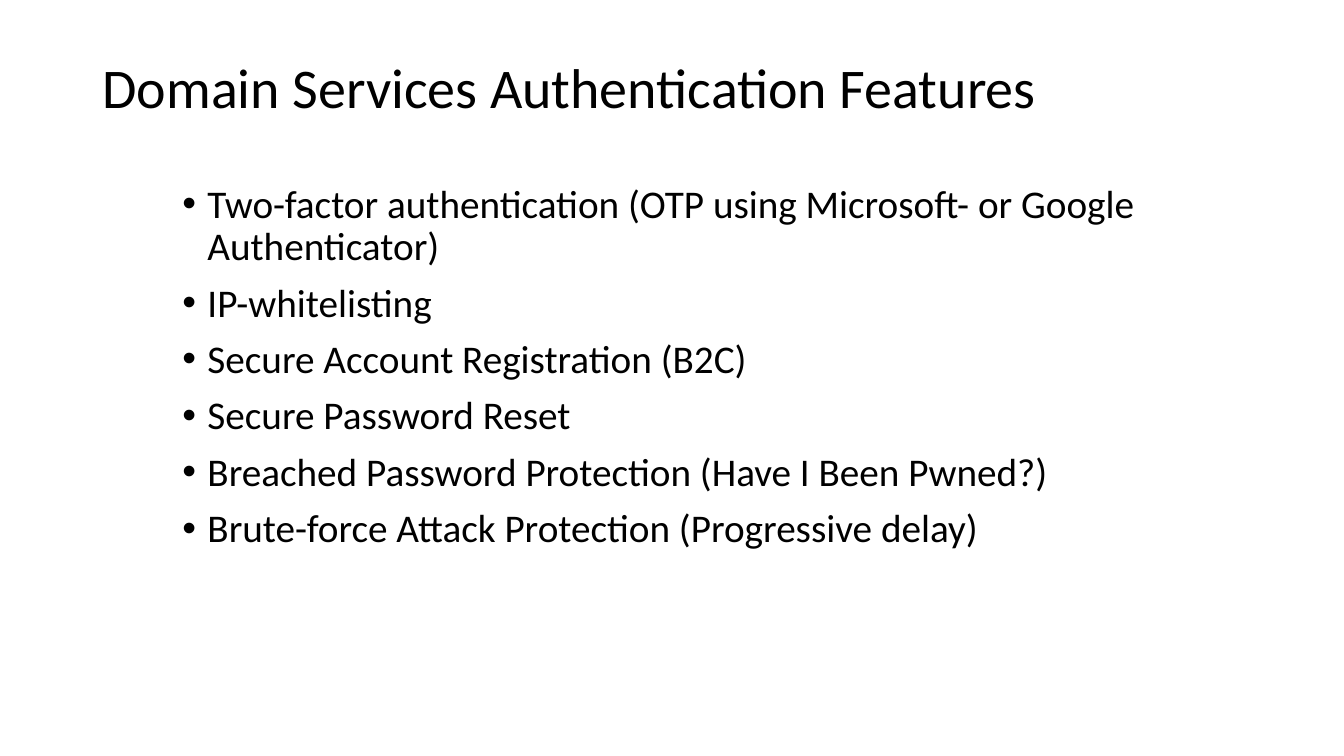
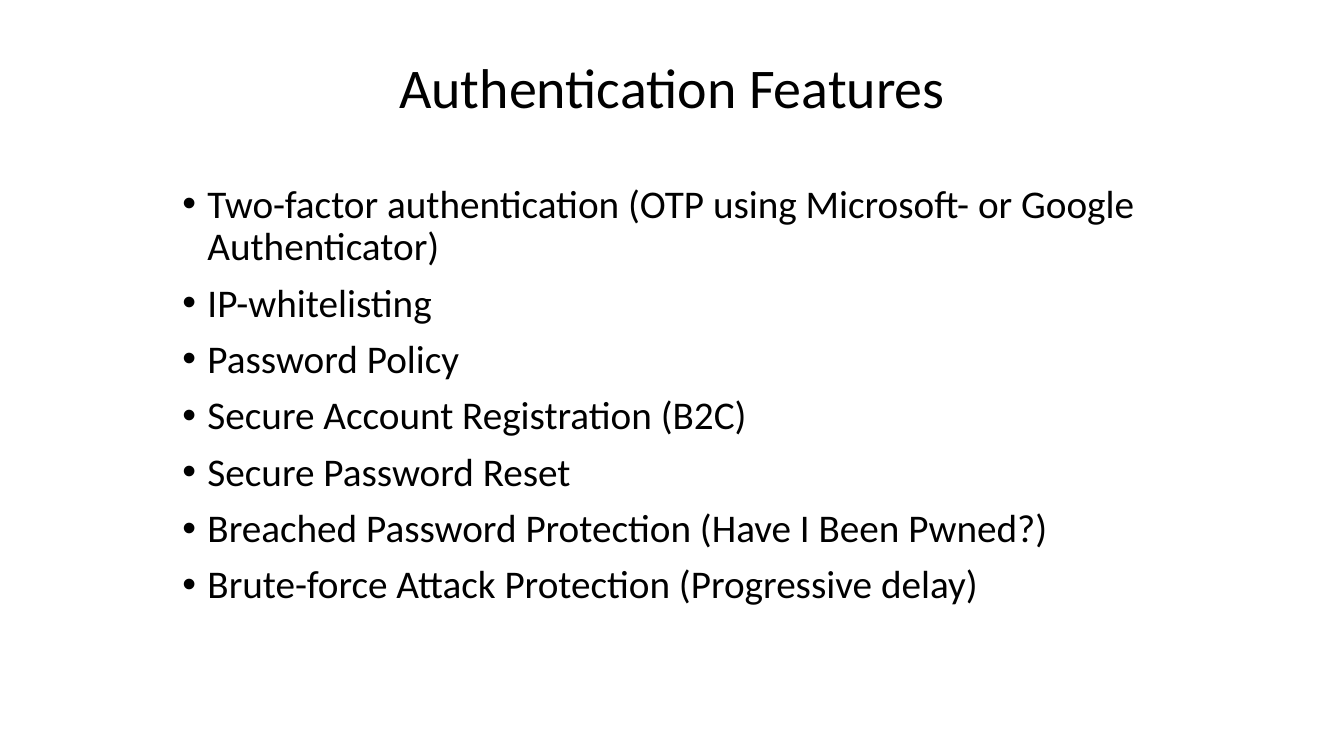
Before and after one commit to DHI/DomainServicesCourse, a slide deck: slide 30 of Presentations/DS-course-2-backend-basics.pptx (slide 27 before the commit). Drawn at 1344x756 pixels with LibreOffice and Linux fonts; fonts in the diff are those of the drawing. Boxes give left, top, right and bottom in pixels: in the first picture for what was removed or moved away, otherwise in the second. Text is boxed around its words. In the diff, an @@ line names an element or a change of style, - is before the commit and + after.

```diff
--- a/Presentations/DS-course-2-backend-basics.pptx
+++ b/Presentations/DS-course-2-backend-basics.pptx
@@ title at (399, 69, 944, 109): text changed @@
-Domain Services Authentication Features
+Authentication Features
@@ text at (207, 345, 459, 380): paragraph added @@
+• Password Policy
```
Also in this commit, not shown: 8 other slides changed, 9 slides added, 5 slides removed, 1 other file.
